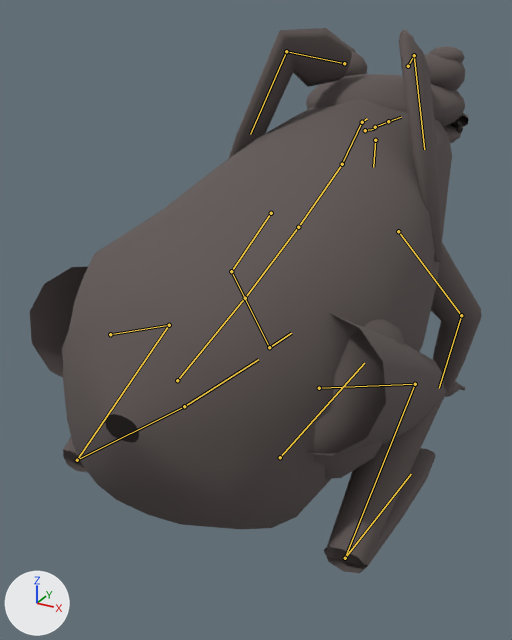
Renders of the glTF model content/art/models/ribbit.glb from each side of a commit.
Both versions are drawn from a 50 mm lens placed at (0.542, -1.088, 0.839), pointed at (-0.091, 0.063, 0.263). The lights are fixed; the arrows at lower left show +X, +Y and +Z. The first picture is the older version. The bones that change, and the others that lie on the model, are drawn over the model as lines.

The first picture shows 'body', 'head', 'legs'.
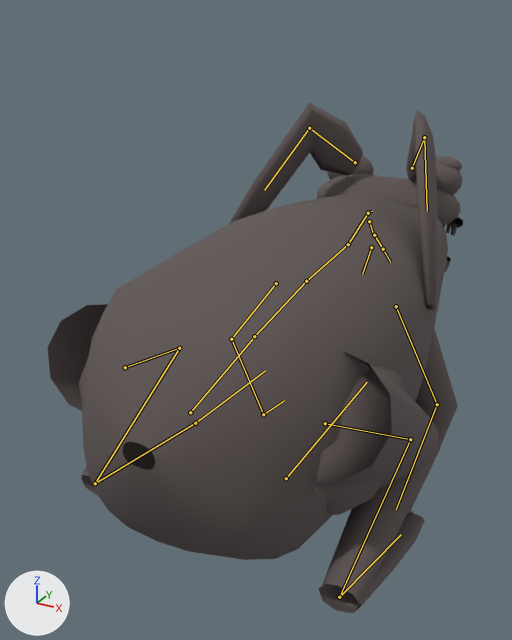
The newer file adds an action. The first version stands in its rest pose; the second is drawn at frame 0 of the action 'creep'.

What changed in the scene script:
```text
Change bone_root:
    where bone_root = bpy.data.objects['SK_Ribbit'].pose.bones['root']
    bone_root.location: (0.0, 0.0, 0.0) -> (0.0, 0.03, -0.07)
Change bone_pelvis:
    where bone_pelvis = bpy.data.objects['SK_Ribbit'].pose.bones['pelvis']  # child of 'root'
    bone_pelvis.rotation_quaternion: (1.0, 0.0, 0.0, 0.0) -> (0.999, -0.035, 0.0, 0.0)  # degrees (0, 0, 0) -> degrees (-4, 0, 0)
Change bone_spine_01:
    where bone_spine_01 = bpy.data.objects['SK_Ribbit'].pose.bones['spine_01']  # child of 'pelvis'
    bone_spine_01.rotation_quaternion: (1.0, 0.0, 0.0, 0.0) -> (0.999, -0.052, 0.0, 0.0)  # degrees (0, 0, 0) -> degrees (-6, 0, 0)
Change bone_chest:
    where bone_chest = bpy.data.objects['SK_Ribbit'].pose.bones['chest']  # child of 'spine_01'
    bone_chest.rotation_quaternion: (1.0, 0.0, 0.0, 0.0) -> (0.998, -0.07, 0.0, 0.0)  # degrees (0, 0, 0) -> degrees (-8, 0, 0)
Change bone_neck:
    where bone_neck = bpy.data.objects['SK_Ribbit'].pose.bones['neck']  # child of 'chest'
    bone_neck.rotation_quaternion: (1.0, 0.0, 0.0, 0.0) -> (0.999, 0.035, 0.0, 0.0)  # degrees (0, 0, 0) -> degrees (4, 0, 0)
Change bone_head:
    where bone_head = bpy.data.objects['SK_Ribbit'].pose.bones['head']  # child of 'neck'
    bone_head.rotation_quaternion: (1.0, 0.0, 0.0, 0.0) -> (1.0, 0.017, 0.0, 0.0)  # degrees (0, 0, 0) -> degrees (2, 0, 0)
Change bone_jaw:
    where bone_jaw = bpy.data.objects['SK_Ribbit'].pose.bones['jaw']  # child of 'head'
    bone_jaw.rotation_quaternion: (1.0, 0.0, 0.0, 0.0) -> (0.956, -0.292, 0.0, 0.0)  # degrees (0, 0, 0) -> degrees (-34, 0, 0)
Change bone_throat:
    where bone_throat = bpy.data.objects['SK_Ribbit'].pose.bones['throat']  # child of 'jaw'
    bone_throat.scale: (1.0, 1.0, 1.0) -> (1.35, 1.2, 1.5)
Change bone_tongue_01:
    where bone_tongue_01 = bpy.data.objects['SK_Ribbit'].pose.bones['tongue_01']  # child of 'jaw'
    bone_tongue_01.rotation_quaternion: (1.0, 0.0, 0.0, 0.0) -> (0.998, 0.07, 0.0, 0.0)  # degrees (0, 0, 0) -> degrees (8, 0, 0)
Change bone_ear_l_01:
    where bone_ear_l_01 = bpy.data.objects['SK_Ribbit'].pose.bones['ear_l_01']  # child of 'head'
    bone_ear_l_01.rotation_quaternion: (1.0, 0.0, 0.0, 0.0) -> (0.995, 0.056, 0.036, -0.08)  # degrees (0, 0, 0) -> degrees (6, 5, -9)
Change bone_ear_r_01:
    where bone_ear_r_01 = bpy.data.objects['SK_Ribbit'].pose.bones['ear_r_01']  # child of 'head'
    bone_ear_r_01.rotation_quaternion: (1.0, 0.0, 0.0, 0.0) -> (0.995, 0.056, -0.036, 0.08)  # degrees (0, 0, 0) -> degrees (6, -5, 9)
Change bone_upperarm_l:
    where bone_upperarm_l = bpy.data.objects['SK_Ribbit'].pose.bones['upperarm_l']  # child of 'chest'
    bone_upperarm_l.rotation_quaternion: (1.0, 0.0, 0.0, 0.0) -> (0.998, 0.05, -0.041, -0.026)  # degrees (0, 0, 0) -> degrees (6, -5, -3)
Change bone_lowerarm_l:
    where bone_lowerarm_l = bpy.data.objects['SK_Ribbit'].pose.bones['lowerarm_l']  # child of 'upperarm_l'
    bone_lowerarm_l.rotation_quaternion: (1.0, 0.0, 0.0, 0.0) -> (0.999, 0.034, 0.007, 0.004)  # degrees (0, 0, 0) -> degrees (4, 1, 1)
Change bone_upperarm_r:
    where bone_upperarm_r = bpy.data.objects['SK_Ribbit'].pose.bones['upperarm_r']  # child of 'chest'
    bone_upperarm_r.rotation_quaternion: (1.0, 0.0, 0.0, 0.0) -> (0.956, -0.209, -0.173, -0.109)  # degrees (0, 0, 0) -> degrees (-23, -22, -8)
Change bone_lowerarm_r:
    where bone_lowerarm_r = bpy.data.objects['SK_Ribbit'].pose.bones['lowerarm_r']  # child of 'upperarm_r'
    bone_lowerarm_r.rotation_quaternion: (1.0, 0.0, 0.0, 0.0) -> (0.985, 0.169, -0.034, -0.022)  # degrees (0, 0, 0) -> degrees (20, -3, -3)
Change bone_thigh_l:
    where bone_thigh_l = bpy.data.objects['SK_Ribbit'].pose.bones['thigh_l']  # child of 'pelvis'
    bone_thigh_l.rotation_quaternion: (1.0, 0.0, 0.0, 0.0) -> (0.999, 0.051, -0.013, -0.002)  # degrees (0, 0, 0) -> degrees (6, -1, 0)
Change bone_thigh_r:
    where bone_thigh_r = bpy.data.objects['SK_Ribbit'].pose.bones['thigh_r']  # child of 'pelvis'
    bone_thigh_r.rotation_quaternion: (1.0, 0.0, 0.0, 0.0) -> (0.999, -0.051, -0.013, -0.002)  # degrees (0, 0, 0) -> degrees (-6, -1, 0)
```

Location of each change, [x1, y1, x2, y2] in pixels of the pictures (512 x 640 px):
'body', posed (14% shorter): before [61, 98, 452, 529]; after [79, 191, 448, 560]
'legs', posed (9% narrower, 7% shorter): before [30, 242, 482, 573]; after [47, 304, 458, 613]
'head', posed (11% shorter): before [228, 28, 469, 262]; after [228, 103, 463, 310]
bone 'root', root to tip: before (280, 457) to (364, 363); after (286, 478) to (367, 382)
bone 'pelvis', root to tip: before (177, 380) to (244, 299); after (190, 412) to (254, 337)
bone 'spine_01', root to tip: before (245, 298) to (298, 227); after (254, 336) to (306, 281)
bone 'chest', root to tip: before (298, 227) to (342, 164); after (306, 281) to (348, 244)
bone 'neck', root to tip: before (342, 164) to (362, 122); after (348, 244) to (368, 213)
bone 'head', root to tip: before (362, 122) to (367, 118); after (368, 213) to (372, 211)
bone 'jaw', root to tip: before (365, 130) to (374, 129); after (369, 221) to (374, 236)
bone 'throat', root to tip: before (375, 140) to (373, 167); after (371, 247) to (362, 274)
bone 'tongue_01', root to tip: before (375, 127) to (388, 121); after (374, 235) to (383, 249)
bone 'ear_l_01', root to tip: before (344, 63) to (286, 51); after (355, 162) to (309, 128)
bone 'ear_r_01', root to tip: before (408, 66) to (414, 55); after (412, 168) to (424, 137)
bone 'upperarm_l', root to tip: before (271, 213) to (231, 271); after (276, 283) to (231, 339)
bone 'lowerarm_l', root to tip: before (231, 271) to (269, 347); after (231, 339) to (263, 414)
bone 'upperarm_r', root to tip: before (398, 231) to (461, 315); after (396, 306) to (437, 404)
bone 'lowerarm_r', root to tip: before (461, 315) to (439, 388); after (437, 404) to (396, 509)
bone 'thigh_l', root to tip: before (110, 334) to (169, 325); after (125, 367) to (179, 348)
bone 'thigh_r', root to tip: before (319, 388) to (415, 384); after (325, 423) to (410, 439)
